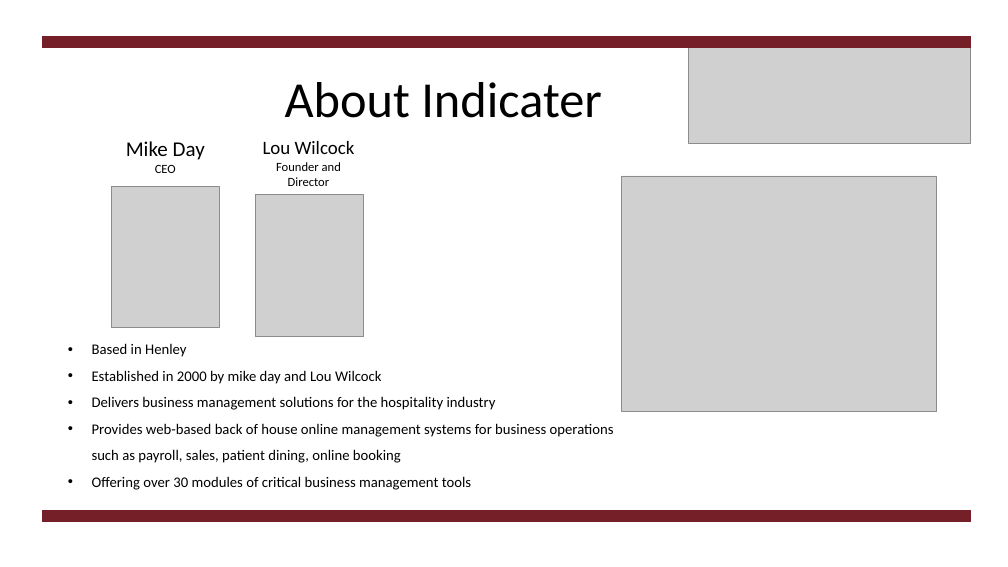
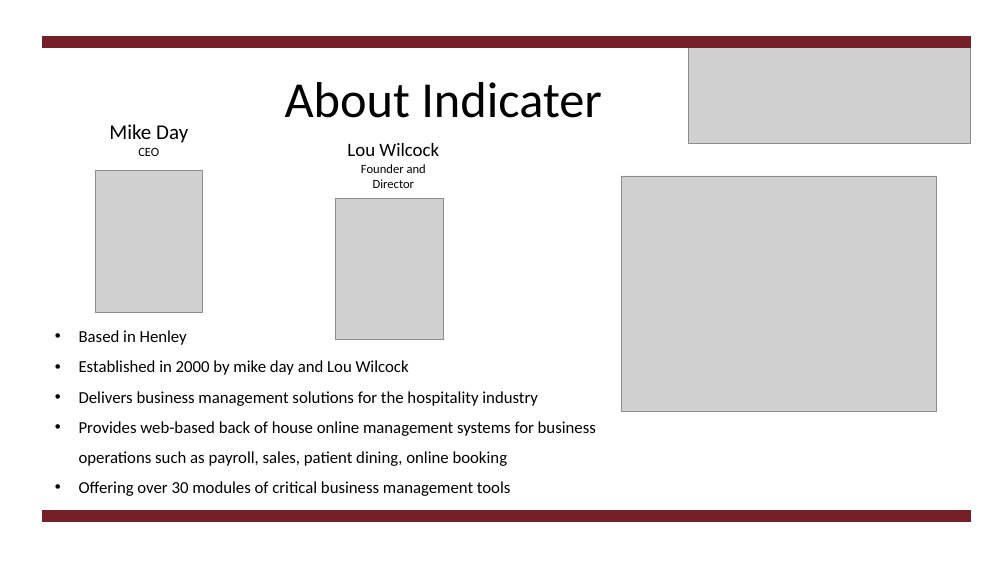
Before and after one commit to m00sedrive/Uni-Work-2015, a slide deck: slide 2 of Indicater Placement Reports/Indicater Presentation.pptx. Drawn at 1008x567 pixels with LibreOffice and Linux fonts; fonts in the diff are those of the drawing; grey boxes stand for pictures. Boxes give left, top, right and bottom in pixels: in the first picture for what was removed or moved away, otherwise in the second. Text is boxed around its words. In the diff, an @@ line names an element or a change of style, - is before the commit and + after.

```diff
--- a/Indicater Placement Reports/Indicater Presentation.pptx
+++ b/Indicater Placement Reports/Indicater Presentation.pptx
@@ text "Mike Day" moved from (x1=126, y1=141, x2=205, y2=173) to (x1=109, y1=124, x2=188, y2=156) @@
@@ text "Lou Wilcock" moved from (x1=263, y1=141, x2=355, y2=186) to (x1=347, y1=143, x2=439, y2=188) @@
@@ picture moved from (x1=111, y1=186, x2=219, y2=327) to (x1=95, y1=171, x2=203, y2=312) @@
@@ picture moved from (x1=256, y1=194, x2=363, y2=336) to (x1=336, y1=198, x2=443, y2=340) @@
@@ text "Based in Henley" moved from (x1=92, y1=343, x2=614, y2=490) to (x1=79, y1=330, x2=596, y2=496) @@
@@ text "Based in Henley" at (x1=79, y1=330, x2=596, y2=496): size 14 to 16 pt @@
```
Also in this commit, not shown: 5 other slides changed, 4 other files.
